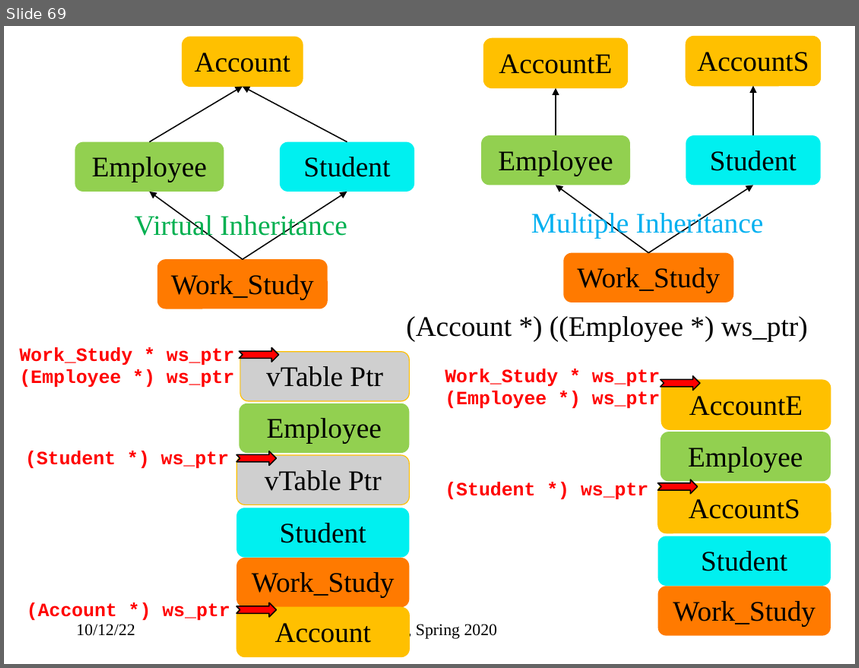
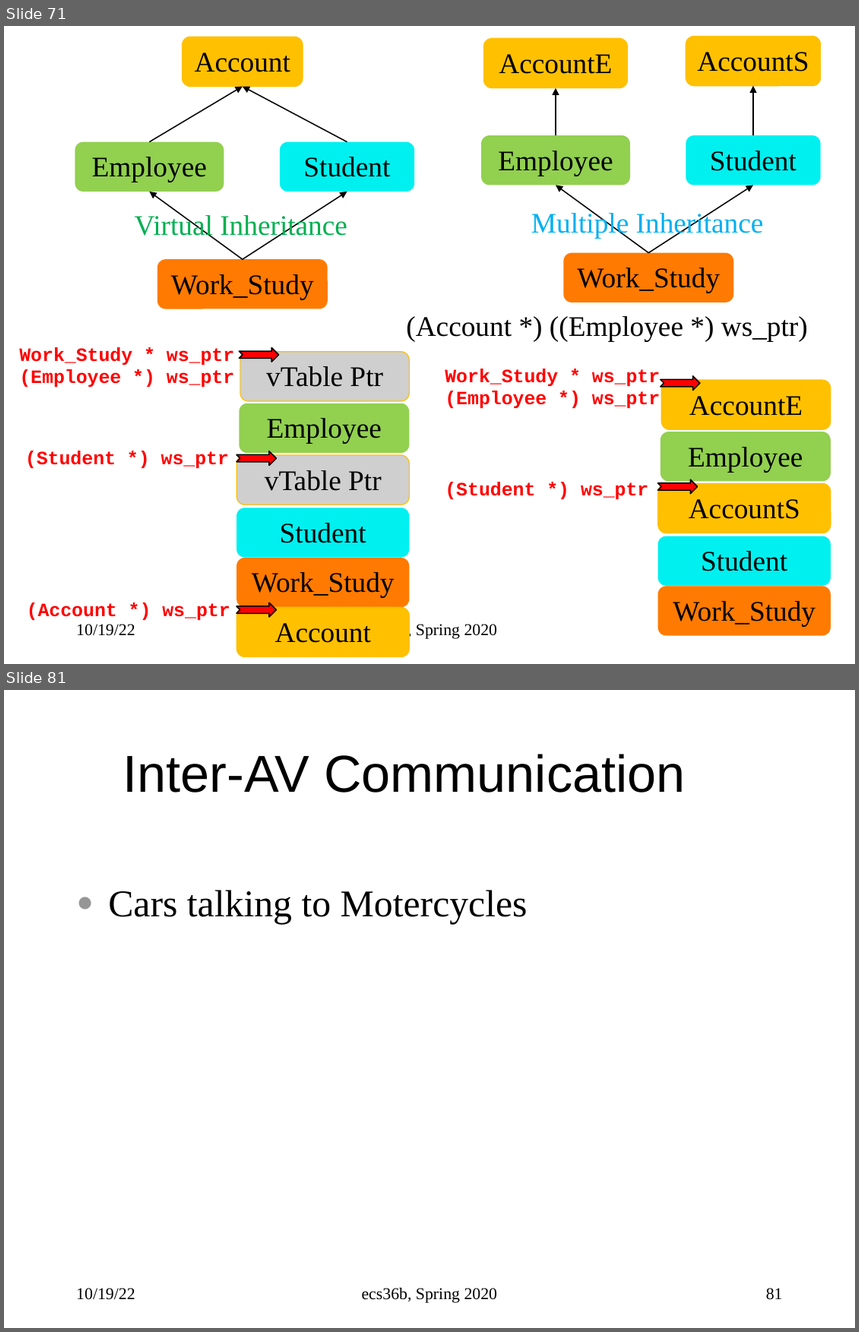
Before and after one commit to sfelixwu/ecs36b_slides, a slide deck: ecs36b_f2022_L004.pptx. Shown one above the other, each under a label of ours: slide 69 before the commit, slides 71 and 81 after it; the slides between them are not shown. The pictures are 859x668 and 859x1332 pixels, drawn with LibreOffice and Linux fonts; fonts in the diff are those of the drawing. Boxes give left, top, right and bottom in pixels: in the first picture for what was removed or moved away, otherwise in the second. Text is boxed around its words. In the diff, an @@ line names an element or a change of style, - is before the commit and + after.

```diff
--- a/ecs36b_f2022_L004.pptx
+++ b/ecs36b_f2022_L004.pptx
@@ slide 81 added at (x1=4, y1=690, x2=855, y2=1328), background #FFFFFF @@
@@ title added at (x1=123, y1=754, x2=685, y2=793), 44 pt, text #000000 @@
+Inter-AV Communication
@@ text added at (x1=108, y1=890, x2=528, y2=924), 32 pt, text #000000 @@
+● Cars talking to Motercycles
@@ text added at (x1=76, y1=1288, x2=135, y2=1300), 14 pt, text #000000 @@
+10/19/22
@@ text added at (x1=362, y1=1288, x2=498, y2=1303), 14 pt, text #000000 @@
+ecs36b, Spring 2020
@@ page number added at (x1=766, y1=1288, x2=783, y2=1300), 14 pt, text #000000 @@
+81
@@ what was slide 69 is now slide 71 @@
@@ slide 71 changed as well @@
@@ text at (x1=76, y1=624, x2=135, y2=636): text changed @@
-10/12/22
+10/19/22
```
Also in this commit, not shown: 67 other slides changed, 14 other slides added.
